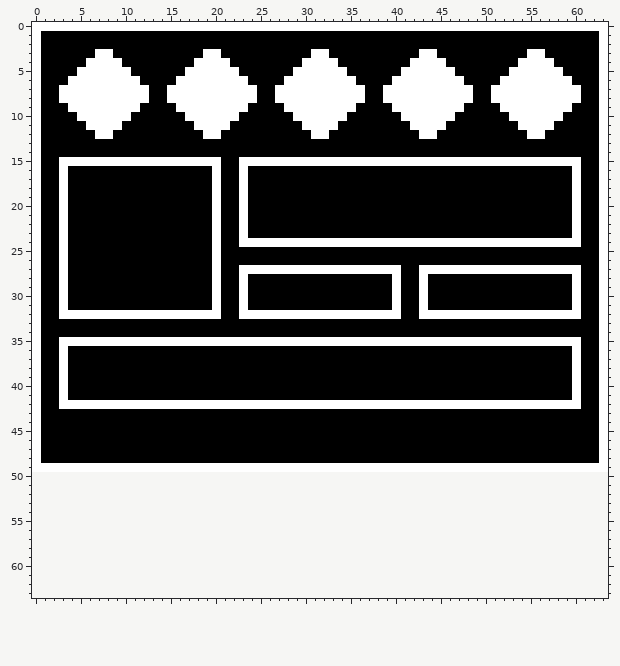
Pixel-art file, stored at The Fallen Guardian/Assets/Art/UI/ToolTip/Items/ToolTip_Equipment_1.aseprite. Above: the version before the commit.
64x50 pixels, 1 frame. The old version is drawn lined up with the new one, on the new canvas.
Now the later version:
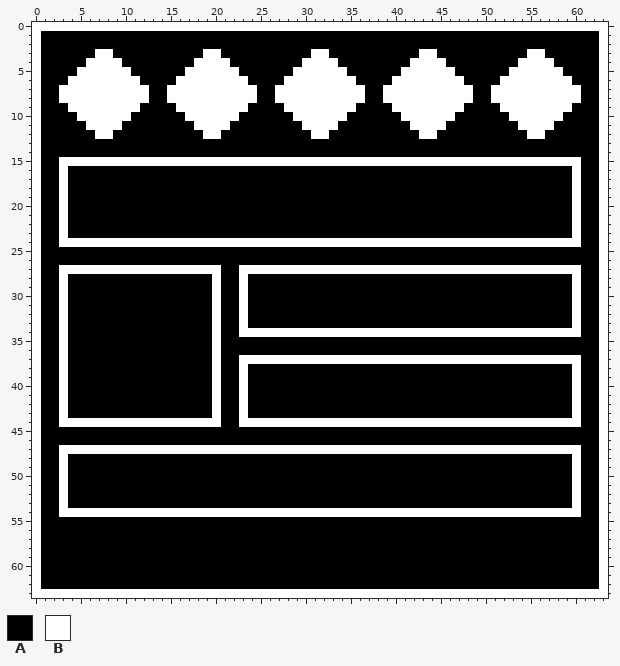
Palette (. is transparent): A #000000  B #ffffff
The author wrote: Sword ToolTip Started
Changes in this commit:
canvas 64x50 -> 64x64
Colour A now appears in rows 50 to 53 at x 1 to 2, 4 to 59 and 61 to 62; in row 54 at x 1 to 2 and 61 to 62; in rows 55 to 62 at x 1 to 62.
The author changed colour B to colour A in rows 16 to 23 at x 20 and 23; in rows 25 to 26 at x 3 and 20; in rows 28 to 31 at x 40 and 43; in row 32 at x 4 to 19, 24 to 40 and 43 to 59; in row 35 at x 4 to 19 and 21 to 60; in row 36 at x 60.
The author changed colour B to colour A in row 42 at x 4 to 19, 21 to 22 and 24 to 59; in row 49 at x 1 to 2, 4 to 59 and 61 to 62.
Colour B now appears in rows 50 to 53 at x 0, 3, 60 and 63; in row 54 at x 0, 3 to 60 and 63; in rows 55 to 62 at x 0 and 63; in row 63 at x 0 to 63.
The author changed colour A to colour B in row 15 at x 21 to 22; in row 24 at x 4 to 19 and 21 to 22; in row 27 at x 4 to 19 and 41 to 42; in row 33 at x 3, 20, 23 and 60; in row 34 at x 3, 20 and 23 to 60; in row 36 at x 20.
The author changed colour A to colour B in row 37 at x 20 and 23 to 59; in rows 38 to 41 at x 20 and 23; in row 43 at x 3, 20, 23 and 60; in row 44 at x 3 to 20 and 23 to 60; in row 47 at x 3 to 60; in row 48 at x 3 and 60.
Changed places in both pictures, as pixel boxes (x1, y1, x2, y2):
changed: (32, 157, 608, 598)
